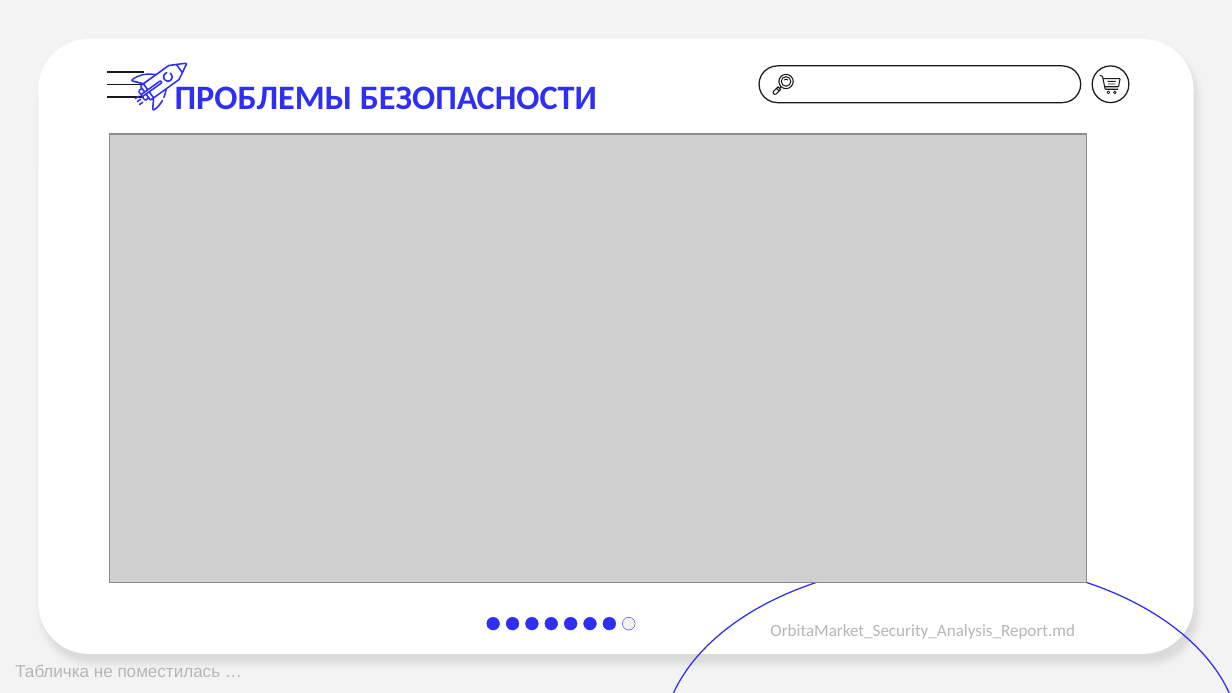
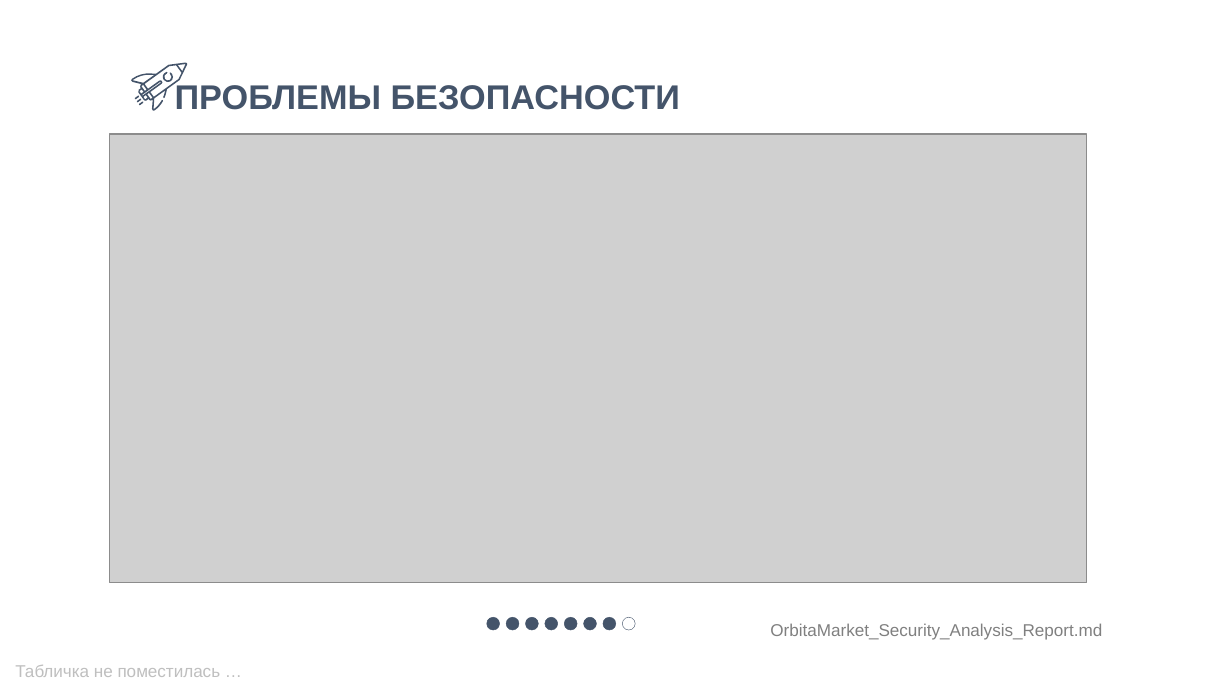
Before and after one commit to Kulikova-A18/Industrial_software_development_akulikova_final_project, a slide deck: slide 10 of Итоговая_работа_КуликоваАВ.pptx. Drawn at 1232x693 pixels with LibreOffice and Linux fonts; fonts in the diff are those of the drawing; grey boxes stand for pictures. Boxes give left, top, right and bottom in pixels: in the first picture for what was removed or moved away, otherwise in the second. Text is boxed around its words. In the diff, an @@ line names an element or a change of style, - is before the commit and + after.

```diff
--- a/Итоговая_работа_КуликоваАВ.pptx
+++ b/Итоговая_работа_КуликоваАВ.pptx
@@ background #F3F3F3 to #FFFFFF @@
@@ rounded rectangle removed at (x1=38, y1=39, x2=1194, y2=654) @@
@@ fill #2F2FF4 to #44546A in 5 elements at (x1=134, y1=94, x2=139, y2=99), (x1=139, y1=101, x2=143, y2=105), (x1=136, y1=98, x2=141, y2=103), (x1=127, y1=54, x2=187, y2=115), (x1=161, y1=72, x2=176, y2=84) @@
@@ text "ПРОБЛЕМЫ БЕЗОПАСНОСТИ" at (x1=175, y1=82, x2=680, y2=110): font Calibri to Arial, text colour #2F2FF4 to #44546A @@
@@ group removed at (x1=107, y1=65, x2=1130, y2=102): 8 freeform shapes, 3 lines, 1 rounded rectangle, 1 ellipse @@
@@ ellipse removed at (x1=663, y1=562, x2=1232, y2=693) @@
@@ fill #2F2FF4 to #44546A; outline #2F2FF4 0.25 pt to #44546A 0.25 pt in 7 elements at (x1=506, y1=617, x2=519, y2=630), (x1=526, y1=617, x2=538, y2=630), (x1=545, y1=617, x2=557, y2=630), (x1=564, y1=617, x2=577, y2=630), (x1=584, y1=617, x2=596, y2=630), (x1=487, y1=617, x2=499, y2=630), (x1=602, y1=617, x2=615, y2=630) @@
@@ ellipse at (x1=622, y1=617, x2=634, y2=630): fill #F3F3F3 to #FFFFFF; outline #2F2FF4 0.25 pt to #44546A 0.25 pt @@
@@ text "OrbitaMarket_Security_Analysis_Report.md" at (x1=770, y1=623, x2=1102, y2=640): font Calibri to Arial, text colour #B6B6B6 to #808080 @@
@@ text "Табличка не поместилась …" at (x1=15, y1=665, x2=221, y2=677): text colour #B6B6B6 to #BFBFBF @@
```
Also in this commit, not shown: 12 other slides changed, 1 other file.
